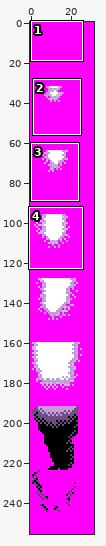
Sprite sheet -- graphics/sprite_question_body.png. The picture above shows the old version from afar; the outline marks the close-up.
Close-up. As it was:
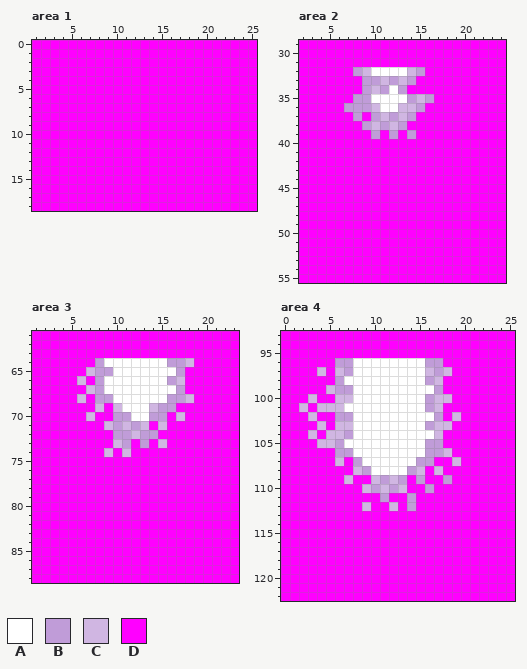
The file is 32x256 pixels. Shown: area 1: x 1..25, y 0..18; area 2: x 2..24, y 29..55; area 3: x 1..23, y 61..88; area 4: x 0..25, y 93..122. The commit also changed other parts of the picture, which this record leaves out.
Palette (. is transparent): A #ffffff  B #c09cd8  C #d0b6e2  D #ff00ff
Pixels before, area 1, first column x 1:
 0 DDDDDDDDDDDDDDDDDDDDDDDDD
 1 DDDDDDDDDDDDDDDDDDDDDDDDD
 2 DDDDDDDDDDDDDDDDDDDDDDDDD
 3 DDDDDDDDDDDDDDDDDDDDDDDDD
 4 DDDDDDDDDDDDDDDDDDDDDDDDD
 5 DDDDDDDDDDDDDDDDDDDDDDDDD
 6 DDDDDDDDDDDDDDDDDDDDDDDDD
 7 DDDDDDDDDDDDDDDDDDDDDDDDD
 8 DDDDDDDDDDDDDDDDDDDDDDDDD
 9 DDDDDDDDDDDDDDDDDDDDDDDDD
10 DDDDDDDDDDDDDDDDDDDDDDDDD
11 DDDDDDDDDDDDDDDDDDDDDDDDD
12 DDDDDDDDDDDDDDDDDDDDDDDDD
13 DDDDDDDDDDDDDDDDDDDDDDDDD
14 DDDDDDDDDDDDDDDDDDDDDDDDD
15 DDDDDDDDDDDDDDDDDDDDDDDDD
16 DDDDDDDDDDDDDDDDDDDDDDDDD
17 DDDDDDDDDDDDDDDDDDDDDDDDD
18 DDDDDDDDDDDDDDDDDDDDDDDDD
Pixels before, area 2, first column x 2:
29 DDDDDDDDDDDDDDDDDDDDDDD
30 DDDDDDDDDDDDDDDDDDDDDDD
31 DDDDDDDDDDDDDDDDDDDDDDD
32 DDDDDDBCAAAACBDDDDDDDDD
33 DDDDDDDBBCBCBDDDDDDDDDD
34 DDDDDDDBCBABDDDDDDDDDDD
35 DDDDDDBBAAAABCBDDDDDDDD
36 DDDDDBBBCAACCBDDDDDDDDD
37 DDDDDDBDBCBCBDDDDDDDDDD
38 DDDDDDDBCBCBDDDDDDDDDDD
39 DDDDDDDDBDBDBDDDDDDDDDD
40 DDDDDDDDDDDDDDDDDDDDDDD
41 DDDDDDDDDDDDDDDDDDDDDDD
42 DDDDDDDDDDDDDDDDDDDDDDD
43 DDDDDDDDDDDDDDDDDDDDDDD
44 DDDDDDDDDDDDDDDDDDDDDDD
45 DDDDDDDDDDDDDDDDDDDDDDD
46 DDDDDDDDDDDDDDDDDDDDDDD
47 DDDDDDDDDDDDDDDDDDDDDDD
48 DDDDDDDDDDDDDDDDDDDDDDD
49 DDDDDDDDDDDDDDDDDDDDDDD
50 DDDDDDDDDDDDDDDDDDDDDDD
51 DDDDDDDDDDDDDDDDDDDDDDD
52 DDDDDDDDDDDDDDDDDDDDDDD
53 DDDDDDDDDDDDDDDDDDDDDDD
54 DDDDDDDDDDDDDDDDDDDDDDD
55 DDDDDDDDDDDDDDDDDDDDDDD
Pixels before, area 3, first column x 1:
61 DDDDDDDDDDDDDDDDDDDDDDD
62 DDDDDDDDDDDDDDDDDDDDDDD
63 DDDDDDDDDDDDDDDDDDDDDDD
64 DDDDDDDBAAAAAAABBCDDDDD
65 DDDDDDCBBAAAAAAABDDDDDD
66 DDDDDCDBAAAAAAABCDDDDDD
67 DDDDDDCBAAAAAAAABDDDDDD
68 DDDDDCDBBAAAAAABBCDDDDD
69 DDDDDDDCDCAAACBBDDDDDDD
70 DDDDDDCDDBBAABBDCDDDDDD
71 DDDDDDDDCBCBCDCDDDDDDDD
72 DDDDDDDDDBBCBBDDDDDDDDD
73 DDDDDDDDDCBDBDCDDDDDDDD
74 DDDDDDDDCDCDDDDDDDDDDDD
75 DDDDDDDDDDDDDDDDDDDDDDD
76 DDDDDDDDDDDDDDDDDDDDDDD
77 DDDDDDDDDDDDDDDDDDDDDDD
78 DDDDDDDDDDDDDDDDDDDDDDD
79 DDDDDDDDDDDDDDDDDDDDDDD
80 DDDDDDDDDDDDDDDDDDDDDDD
81 DDDDDDDDDDDDDDDDDDDDDDD
82 DDDDDDDDDDDDDDDDDDDDDDD
83 DDDDDDDDDDDDDDDDDDDDDDD
84 DDDDDDDDDDDDDDDDDDDDDDD
85 DDDDDDDDDDDDDDDDDDDDDDD
86 DDDDDDDDDDDDDDDDDDDDDDD
87 DDDDDDDDDDDDDDDDDDDDDDD
88 DDDDDDDDDDDDDDDDDDDDDDD
Pixels before, area 4, first column x 0:
 93 DDDDDDDDDDDDDDDDDDDDDDDDDD
 94 DDDDDDDDDDDDDDDDDDDDDDDDDD
 95 DDDDDDDDDDDDDDDDDDDDDDDDDD
 96 DDDDDDBBAAAAAAAABBDDDDDDDD
 97 DDDDCDCBAAAAAAAACBCDDDDDDD
 98 DDDDDDBAAAAAAAAABCDDDDDDDD
 99 DDDDDCBBAAAAAAAAABDDDDDDDD
100 DDDCDDCCAAAAAAAABCCDDDDDDD
101 DDCDCCCAAAAAAAAABCDDDDDDDD
102 DDDCDDBBAAAAAAAAABDCDDDDDD
103 DDDDCDCCAAAAAAAABCCDDDDDDD
104 DDDCDCCBAAAAAAAAACDDDDDDDD
105 DDDDCCBAAAAAAAAABBDDDDDDDD
106 DDDDDDBBAAAAAAAABBCDDDDDDD
107 DDDDDDCDBAAAAAABBDDCDDDDDD
108 DDDDDDDDCBAAAABCDCDDDDDDDD
109 DDDDDDDCDDCBCBDBDDBDDDDDDD
110 DDDDDDDDDCBCBCDDBDDDDDDDDD
111 DDDDDDDDDDDBDDBDDDDDDDDDDD
112 DDDDDDDDDCDDCDBDDDDDDDDDDD
113 DDDDDDDDDDDDDDDDDDDDDDDDDD
114 DDDDDDDDDDDDDDDDDDDDDDDDDD
115 DDDDDDDDDDDDDDDDDDDDDDDDDD
116 DDDDDDDDDDDDDDDDDDDDDDDDDD
117 DDDDDDDDDDDDDDDDDDDDDDDDDD
118 DDDDDDDDDDDDDDDDDDDDDDDDDD
119 DDDDDDDDDDDDDDDDDDDDDDDDDD
120 DDDDDDDDDDDDDDDDDDDDDDDDDD
121 DDDDDDDDDDDDDDDDDDDDDDDDDD
122 DDDDDDDDDDDDDDDDDDDDDDDDDD
After:
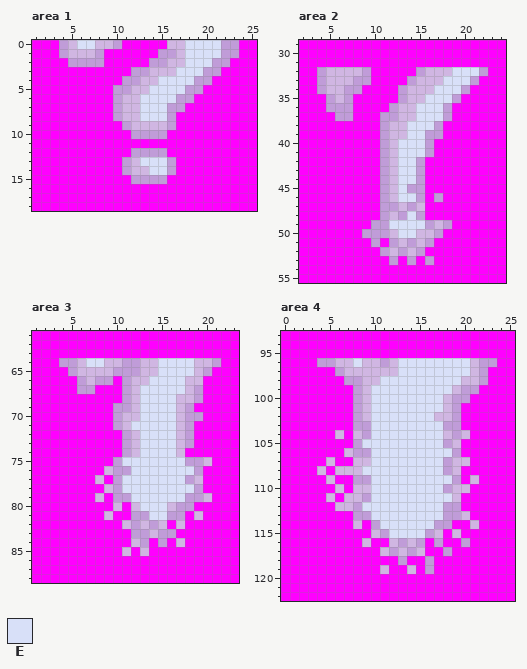
Colours new in this view: E #d8e0f8
The exact change:
Changed rows in their new state; - is an unchanged pixel.
Area 1:
first column x 4:
 0 BCEECCB-----CCEEEEBB
 1 BCCCB------BBCEEEEBB
 2 -BBBB-----BBCCEEEBB-
 3 --------BBCCCEEEBB--
 4 -------BBCCEEEEBB---
 5 ------BBCCEEEEBB----
 6 ------BCCEEEEBB-----
 7 ------BCCEEEBB------
 8 ------BCCEEEB-------
 9 -------BCCCCB-------
10 --------BBBB--------
12 --------BBBB--------
13 -------BCEEEB-------
14 -------BCCEEB-------
15 --------BBBB--------
Area 2:
first column x 4:
32 BCCCCBDDDDD-CCCEEEB
33 BCCCB-DDDD-CCCEEEB-
34 BCCBBDDDD-CCCEEEB--
35 -BCBDDDDDBC-EEEB---
36 -BB-DDDDB--EEEB----
37 --BBD-DB--CEEEB----
38 -----DD--CEEEB-----
39 ------DBCCEEBB-----
40 -------BCEEEB------
41 -------BCEEEB------
42 -------BCEEB-------
43 -------BCEEB-------
44 -------BCEEB-------
45 -------BCEBB-------
46 -------BCEEB-B-----
47 -------BBCBC-------
48 -------BCBEB-------
49 ------BBEEEEBCB----
50 -----BBBCEECCB-----
51 ------B-BCBCB------
52 -------BCBCB-------
53 --------B-B-B------
Area 3:
first column x 4:
64 BBCEECCBBCCEEEECCB
65 -BC-CCBBBCCEEEECB-
66 --BC-BDBCCEEEECC--
67 --BBDDDBCEEEEECB--
68 --D-DDDBCEEEEC-B--
69 ----D-BBCEEEECB---
70 ---D---CCEEEE-BB--
71 -----D--EEEEECB---
72 ------D--EEEECB---
73 ------D-CEEEECB---
74 -----D-BCEEEEC----
75 ------BEEEEEEEBBC-
76 -----CBBEEEEEEEB--
77 ----C-BEEEEEEEBC--
78 -----CBEEEEEEEEB--
79 ----C-BBEEEEEEBBC-
80 ------C-CEEECBB---
81 -----C--BBEEBB-C--
82 -------CBCBC-C----
83 --------BBCBB-----
84 --------CB-B-C----
85 -------C-C--------
Area 4:
first column x 2:
 96 --BBCCECCBCEEEEEEEECBB
 97 --D-BCCCCCCEEEEEEEECB-
 98 ----DBBCCEEEEEEEEECCB-
 99 ---DDDBCEEEEEEEEECBB--
100 -D--DDBCEEEEEEEE-BB---
101 D-DDDDBCEEEEEEEECB----
102 -D--DDBCEEEEEEECCB----
103 --D-DDBBEEEEEEEEBB----
104 -D-D-DCBEEEEEEEECBC---
105 --DDDDBEEEEEEEEEBC----
106 ----DCBBEEEEEEEEEB----
107 ---CD-CCEEEEEEEEB-C---
108 --C-CC-EEEEEEEEEBC----
109 ---C-DBBEEEEEEEEEB-C--
110 ----C-C-EEEEEEEEBCC---
111 ---C-CCBEEEEEEEEEC----
112 ----CCBEEEEEEEEEBB----
113 ------BBEEEEEEEEBBC---
114 ------C-BEEEEEEBB--C--
115 --------CBEEEEBC-C----
116 -------C--CBCB-B--B---
117 ---------CBCBC--B-----
118 -----------B--B-------
119 ---------C--C-B-------
Pixel boxes of the changes (left, top, right, bottom) in both close-ups:
changed: (59, 40, 239, 184)
changed: (317, 67, 488, 265)
changed: (59, 358, 221, 556)
changed: (299, 358, 497, 574)
